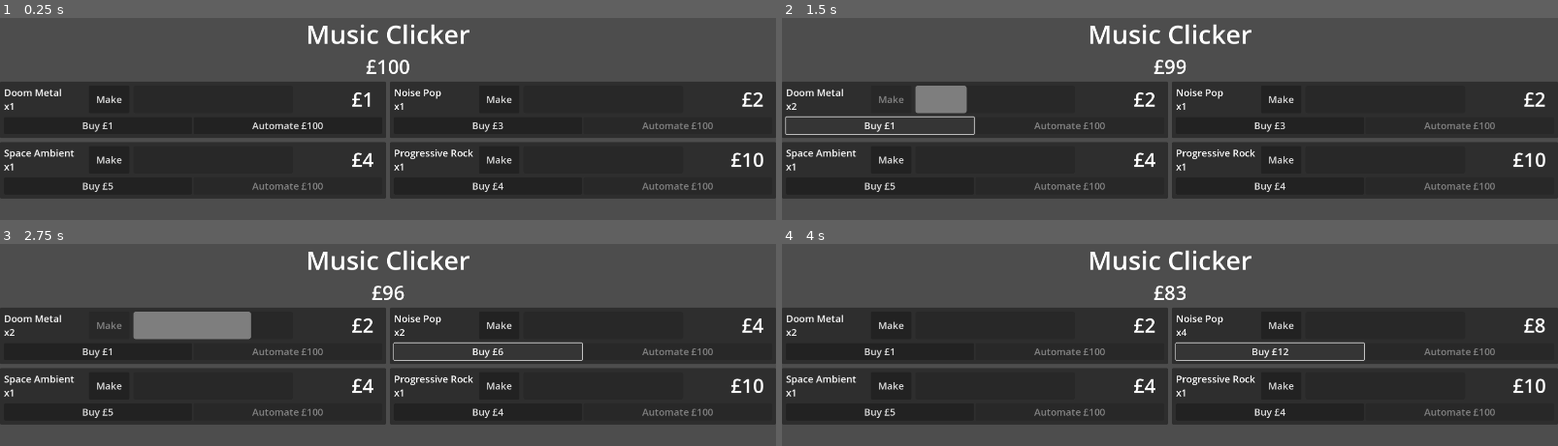
Above: before the commit, frames 1-4 (two rows, left to right).
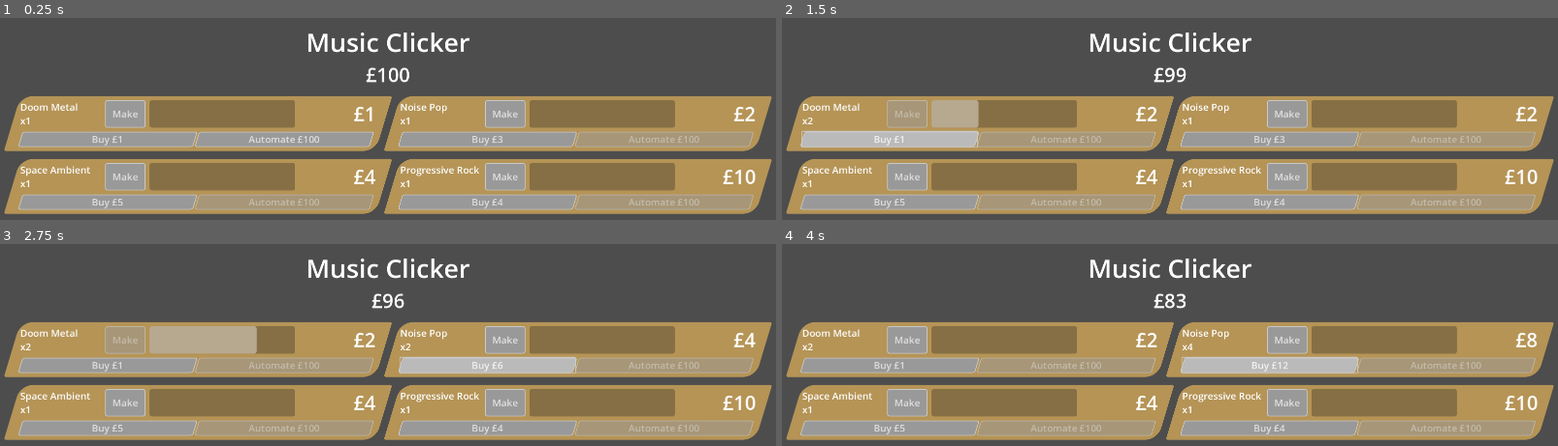
Above: after the commit, the same moments.

Repository: phrasmotica/music-clicker
Game: Godot game, scene res://game.tscn
Same seed, same stepped clock (60 frames per second), same inputs: the game is played once before the commit and once after it.
Inputs:
- Up to frame 1 (0.25 s): no input
- Up to frame 2 (1.5 s): click "Make" at 0.5 s; click "Buy £1" at 1.25 s
- Up to frame 3 (2.75 s): click "Buy £3" at 2 s
- Up to frame 4 (4 s): click "Buy £6" at 2.75 s; click "Buy £9" at 3.5 s

The runs differ from the first frame. In frame 1, 66% of the frame differs, in the area x 0-100%, y 2-98%; in frame 2, 66%; in frame 3, 66%; in frame 4, 66%.

Commit message:
Start improving appearance of game UI

Diff:
--- a/scenes/game_ui.tscn
+++ b/scenes/game_ui.tscn
@@ -1,30 +1,38 @@
-[gd_scene load_steps=7 format=3 uid="uid://cyoqo21jvvf6k"]
+[gd_scene load_steps=8 format=3 uid="uid://cyoqo21jvvf6k"]
 
 [ext_resource type="Script" uid="uid://blxqq5715fx2x" path="res://scripts/game_ui.gd" id="1_djwj0"]
+[ext_resource type="Theme" uid="uid://dkomyb52bvbhj" path="res://ui_theme.tres" id="1_e0pfi"]
 [ext_resource type="PackedScene" uid="uid://bvhhta3af1hts" path="res://scenes/product_meter.tscn" id="2_e0pfi"]
 [ext_resource type="Resource" uid="uid://cr3tni3ss8vvs" path="res://resources/product_doom_metal.tres" id="3_o3bws"]
 [ext_resource type="Resource" uid="uid://ceris41rue5kw" path="res://resources/product_noise_pop.tres" id="4_3huio"]
 [ext_resource type="Resource" uid="uid://c6t4cqq3uv8oq" path="res://resources/product_space_ambient.tres" id="5_sjwyb"]
 [ext_resource type="Resource" uid="uid://fas0axhy8l1j" path="res://resources/product_progressive_rock.tres" id="6_5kh4o"]
 
-[node name="GameUI" type="Control"]
-layout_mode = 3
-anchors_preset = 0
+[node name="GameUI" type="MarginContainer"]
+custom_minimum_size = Vector2(1920, 1080)
+offset_right = 1920.0
+offset_bottom = 1080.0
+theme = ExtResource("1_e0pfi")
+theme_override_constants/margin_left = 30
+theme_override_constants/margin_top = 20
+theme_override_constants/margin_right = 30
+theme_override_constants/margin_bottom = 20
 script = ExtResource("1_djwj0")
 
 [node name="VBoxContainer" type="VBoxContainer" parent="."]
-custom_minimum_size = Vector2(1920, 1080)
-layout_mode = 0
-offset_right = 1920.0
-offset_bottom = 1080.0
+layout_mode = 2
+theme_override_constants/separation = 20
 
-[node name="TitleLabel" type="Label" parent="VBoxContainer"]
+[node name="VBoxContainer" type="VBoxContainer" parent="VBoxContainer"]
+layout_mode = 2
+
+[node name="TitleLabel" type="Label" parent="VBoxContainer/VBoxContainer"]
 layout_mode = 2
 theme_override_font_sizes/font_size = 64
 text = "Music Clicker"
 horizontal_alignment = 1
 
-[node name="ScoreLabel" type="Label" parent="VBoxContainer"]
+[node name="ScoreLabel" type="Label" parent="VBoxContainer/VBoxContainer"]
 unique_name_in_owner = true
 layout_mode = 2
 theme_override_font_sizes/font_size = 48
@@ -34,8 +42,8 @@
 [node name="ProductMeterParent" type="GridContainer" parent="VBoxContainer"]
 unique_name_in_owner = true
 layout_mode = 2
-theme_override_constants/h_separation = 10
-theme_override_constants/v_separation = 10
+theme_override_constants/h_separation = 20
+theme_override_constants/v_separation = 20
 columns = 2
 
 [node name="ProductMeter0" parent="VBoxContainer/ProductMeterParent" instance=ExtResource("2_e0pfi")]
--- a/scenes/product_meter.tscn
+++ b/scenes/product_meter.tscn
@@ -1,63 +1,65 @@
-[gd_scene load_steps=2 format=3 uid="uid://bvhhta3af1hts"]
+[gd_scene load_steps=3 format=3 uid="uid://bvhhta3af1hts"]
 
+[ext_resource type="Theme" uid="uid://dkomyb52bvbhj" path="res://ui_theme.tres" id="1_ygrlx"]
 [ext_resource type="Script" uid="uid://bi4d6ylh4sgrp" path="res://scripts/product_meter.gd" id="1_ynjkp"]
 
 [node name="ProductMeter" type="PanelContainer"]
-offset_right = 120.0
-offset_bottom = 23.0
+offset_right = 860.0
+offset_bottom = 137.0
 size_flags_horizontal = 3
+theme = ExtResource("1_ygrlx")
+theme_type_variation = &"ProductMeterPanel"
 script = ExtResource("1_ynjkp")
 
 [node name="MarginContainer" type="MarginContainer" parent="."]
 layout_mode = 2
-theme_override_constants/margin_left = 10
+theme_override_constants/margin_left = 20
 theme_override_constants/margin_top = 10
-theme_override_constants/margin_right = 10
+theme_override_constants/margin_right = 20
 theme_override_constants/margin_bottom = 10
 
 [node name="VBoxContainer" type="VBoxContainer" parent="MarginContainer"]
 layout_mode = 2
 theme_override_constants/separation = 10
 
-[node name="HBoxContainer" type="HBoxContainer" parent="MarginContainer/VBoxContainer"]
+[node name="ProductionControls" type="HBoxContainer" parent="MarginContainer/VBoxContainer"]
 layout_mode = 2
 theme_override_constants/separation = 10
 
-[node name="VBoxContainer" type="VBoxContainer" parent="MarginContainer/VBoxContainer/HBoxContainer"]
+[node name="VBoxContainer" type="VBoxContainer" parent="MarginContainer/VBoxContainer/ProductionControls"]
+custom_minimum_size = Vector2(200, 0)
 layout_mode = 2
 theme_override_constants/separation = 0
 
-[node name="NameLabel" type="Label" parent="MarginContainer/VBoxContainer/HBoxContainer/VBoxContainer"]
+[node name="NameLabel" type="Label" parent="MarginContainer/VBoxContainer/ProductionControls/VBoxContainer"]
 unique_name_in_owner = true
-custom_minimum_size = Vector2(200, 0)
 layout_mode = 2
 theme_override_font_sizes/font_size = 24
 text = "<product_name>"
 
-[node name="AmountLabel" type="Label" parent="MarginContainer/VBoxContainer/HBoxContainer/VBoxContainer"]
+[node name="AmountLabel" type="Label" parent="MarginContainer/VBoxContainer/ProductionControls/VBoxContainer"]
 unique_name_in_owner = true
-custom_minimum_size = Vector2(200, 0)
 layout_mode = 2
 theme_override_font_sizes/font_size = 24
 text = "x1"
 
-[node name="MakeButton" type="Button" parent="MarginContainer/VBoxContainer/HBoxContainer"]
+[node name="MakeButton" type="Button" parent="MarginContainer/VBoxContainer/ProductionControls"]
 unique_name_in_owner = true
 custom_minimum_size = Vector2(100, 0)
 layout_mode = 2
+theme_type_variation = &"ProductMeterMakeButton"
 theme_override_font_sizes/font_size = 24
 text = "Make"
 
-[node name="ProgressBar" type="ProgressBar" parent="MarginContainer/VBoxContainer/HBoxContainer"]
+[node name="ProgressBar" type="ProgressBar" parent="MarginContainer/VBoxContainer/ProductionControls"]
 unique_name_in_owner = true
-custom_minimum_size = Vector2(300, 38)
 layout_mode = 2
 size_flags_horizontal = 3
 size_flags_vertical = 1
 theme_override_font_sizes/font_size = 24
 show_percentage = false
 
-[node name="RewardLabel" type="Label" parent="MarginContainer/VBoxContainer/HBoxContainer"]
+[node name="RewardLabel" type="Label" parent="MarginContainer/VBoxContainer/ProductionControls"]
 unique_name_in_owner = true
 custom_minimum_size = Vector2(190, 0)
 layout_mode = 2
@@ -66,27 +68,29 @@
 text = "£1"
 horizontal_alignment = 2
 
-[node name="Spacer" type="Control" parent="MarginContainer/VBoxContainer/HBoxContainer"]
-custom_minimum_size = Vector2(10, 0)
+[node name="UpgradeButtons" type="HBoxContainer" parent="MarginContainer/VBoxContainer"]
 layout_mode = 2
 
-[node name="HBoxContainer2" type="HBoxContainer" parent="MarginContainer/VBoxContainer"]
-layout_mode = 2
-
-[node name="BuyButton" type="Button" parent="MarginContainer/VBoxContainer/HBoxContainer2"]
+[node name="BuyButton" type="Button" parent="MarginContainer/VBoxContainer/UpgradeButtons"]
 unique_name_in_owner = true
 layout_mode = 2
 size_flags_horizontal = 3
+theme_type_variation = &"ProductMeterUpgradeButton"
 theme_override_font_sizes/font_size = 24
 text = "Buy £1"
 
-[node name="AutomateButton" type="Button" parent="MarginContainer/VBoxContainer/HBoxContainer2"]
+[node name="AutomateButton" type="Button" parent="MarginContainer/VBoxContainer/UpgradeButtons"]
 unique_name_in_owner = true
 layout_mode = 2
 size_flags_horizontal = 3
+theme_type_variation = &"ProductMeterUpgradeButton"
 theme_override_font_sizes/font_size = 24
 text = "Automate £100"
 
-[connection signal="pressed" from="MarginContainer/VBoxContainer/HBoxContainer/MakeButton" to="." method="_on_make_button_pressed"]
-[connection signal="pressed" from="MarginContainer/VBoxContainer/HBoxContainer2/BuyButton" to="." method="_on_buy_button_pressed"]
-[connection signal="pressed" from="MarginContainer/VBoxContainer/HBoxContainer2/AutomateButton" to="." method="_on_automate_button_pressed"]
+[node name="Spacer" type="Control" parent="MarginContainer/VBoxContainer/UpgradeButtons"]
+custom_minimum_size = Vector2(6, 0)
+layout_mode = 2
+
+[connection signal="pressed" from="MarginContainer/VBoxContainer/ProductionControls/MakeButton" to="." method="_on_make_button_pressed"]
+[connection signal="pressed" from="MarginContainer/VBoxContainer/UpgradeButtons/BuyButton" to="." method="_on_buy_button_pressed"]
+[connection signal="pressed" from="MarginContainer/VBoxContainer/UpgradeButtons/AutomateButton" to="." method="_on_automate_button_pressed"]
--- /dev/null
+++ b/ui_font.tres
@@ -0,0 +1,4 @@
+[gd_resource type="SystemFont" format=3 uid="uid://b701jelvk7xtj"]
+
+[resource]
+font_names = PackedStringArray("Yu Gothic UI")
--- /dev/null
+++ b/ui_theme.tres
@@ -0,0 +1,118 @@
+[gd_resource type="Theme" load_steps=11 format=3 uid="uid://dkomyb52bvbhj"]
+
+[ext_resource type="SystemFont" uid="uid://b701jelvk7xtj" path="res://ui_font.tres" id="1_touxu"]
+
+[sub_resource type="StyleBoxFlat" id="StyleBoxFlat_5kxjo"]
+bg_color = Color(0.6, 0.6, 0.6, 0.498039)
+border_width_left = 2
+border_width_top = 2
+border_width_right = 2
+border_width_bottom = 2
+border_color = Color(0.8, 0.8, 0.8, 0.666667)
+corner_radius_top_left = 5
+corner_radius_top_right = 5
+corner_radius_bottom_right = 5
+corner_radius_bottom_left = 5
+
+[sub_resource type="StyleBoxFlat" id="StyleBoxFlat_g7fvb"]
+bg_color = Color(0.728822, 0.728822, 0.728822, 1)
+border_width_left = 2
+border_width_top = 2
+border_width_right = 2
+border_width_bottom = 2
+corner_radius_top_left = 5
+corner_radius_top_right = 5
+corner_radius_bottom_right = 5
+corner_radius_bottom_left = 5
+
+[sub_resource type="StyleBoxFlat" id="StyleBoxFlat_tpf0h"]
+border_width_left = 2
+border_width_top = 2
+border_width_right = 2
+border_width_bottom = 2
+corner_radius_top_left = 5
+corner_radius_top_right = 5
+corner_radius_bottom_right = 5
+corner_radius_bottom_left = 5
+
+[sub_resource type="StyleBoxFlat" id="StyleBoxFlat_5y56j"]
+bg_color = Color(0.43134, 0.43134, 0.43134, 1)
+border_width_left = 2
+border_width_top = 2
+border_width_right = 2
+border_width_bottom = 2
+corner_radius_top_left = 5
+corner_radius_top_right = 5
+corner_radius_bottom_right = 5
+corner_radius_bottom_left = 5
+
+[sub_resource type="StyleBoxFlat" id="StyleBoxFlat_dmjyp"]
+bg_color = Color(0.709696, 0.57952, 0.338334, 1)
+skew = Vector2(0.3, 0)
+corner_radius_top_left = 30
+corner_radius_top_right = 5
+corner_radius_bottom_right = 30
+corner_radius_bottom_left = 5
+
+[sub_resource type="StyleBoxFlat" id="StyleBoxFlat_2pn01"]
+bg_color = Color(0.6, 0.6, 0.6, 0.498039)
+skew = Vector2(0.3, 0)
+border_width_left = 2
+border_width_top = 2
+border_width_right = 2
+border_width_bottom = 2
+border_color = Color(0.8, 0.8, 0.8, 0.666667)
+corner_radius_top_left = 5
+corner_radius_top_right = 5
+corner_radius_bottom_right = 5
+corner_radius_bottom_left = 5
+
+[sub_resource type="StyleBoxFlat" id="StyleBoxFlat_tbeor"]
+bg_color = Color(0.728822, 0.728822, 0.728822, 1)
+skew = Vector2(0.3, 0)
+border_width_left = 2
+border_width_top = 2
+border_width_right = 2
+border_width_bottom = 2
+corner_radius_top_left = 5
+corner_radius_top_right = 5
+corner_radius_bottom_right = 5
+corner_radius_bottom_left = 5
+
+[sub_resource type="StyleBoxFlat" id="StyleBoxFlat_touxu"]
+skew = Vector2(0.3, 0)
+border_width_left = 2
+border_width_top = 2
+border_width_right = 2
+border_width_bottom = 2
+corner_radius_top_left = 5
+corner_radius_top_right = 5
+corner_radius_bottom_right = 5
+corner_radius_bottom_left = 5
+
+[sub_resource type="StyleBoxFlat" id="StyleBoxFlat_mk0s6"]
+bg_color = Color(0.43134, 0.43134, 0.43134, 1)
+skew = Vector2(0.3, 0)
+border_width_left = 2
+border_width_top = 2
+border_width_right = 2
+border_width_bottom = 2
+corner_radius_top_left = 5
+corner_radius_top_right = 5
+corner_radius_bottom_right = 5
+corner_radius_bottom_left = 5
+
+[resource]
+default_font = ExtResource("1_touxu")
+ProductMeterMakeButton/base_type = &"Button"
+ProductMeterMakeButton/styles/disabled = SubResource("StyleBoxFlat_5kxjo")
+ProductMeterMakeButton/styles/hover = SubResource("StyleBoxFlat_g7fvb")
+ProductMeterMakeButton/styles/normal = SubResource("StyleBoxFlat_tpf0h")
+ProductMeterMakeButton/styles/pressed = SubResource("StyleBoxFlat_5y56j")
+ProductMeterPanel/base_type = &"PanelContainer"
+ProductMeterPanel/styles/panel = SubResource("StyleBoxFlat_dmjyp")
+ProductMeterUpgradeButton/base_type = &"Button"
+ProductMeterUpgradeButton/styles/disabled = SubResource("StyleBoxFlat_2pn01")
+ProductMeterUpgradeButton/styles/hover = SubResource("StyleBoxFlat_tbeor")
+ProductMeterUpgradeButton/styles/normal = SubResource("StyleBoxFlat_touxu")
+ProductMeterUpgradeButton/styles/pressed = SubResource("StyleBoxFlat_mk0s6")
